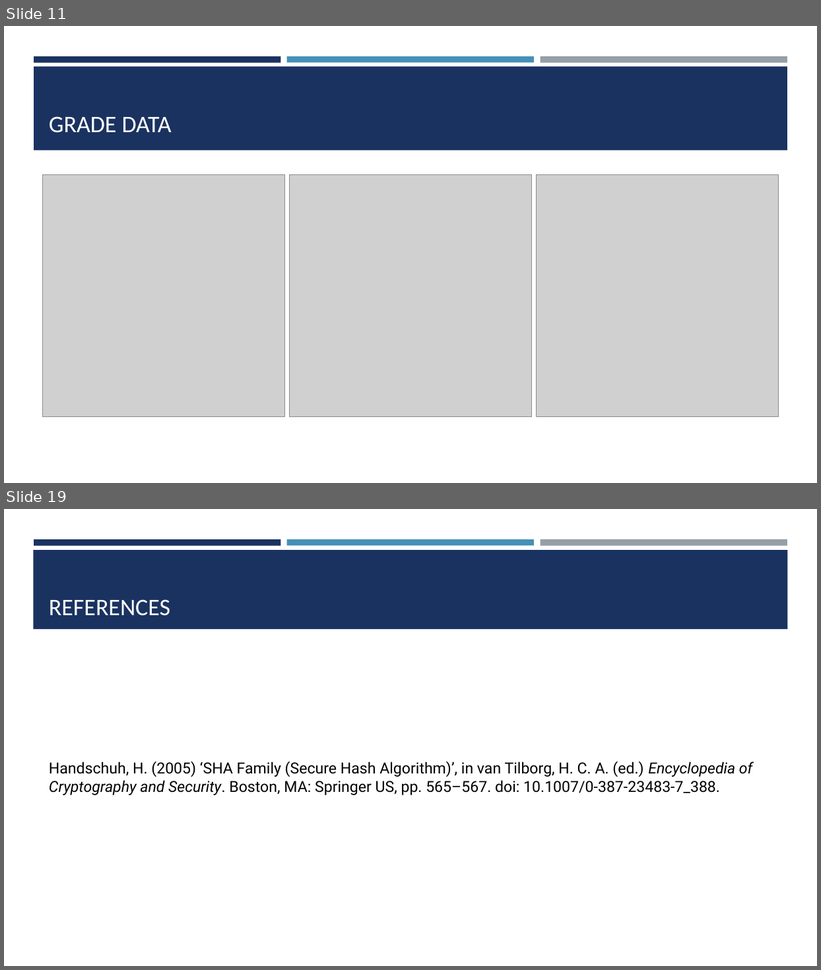
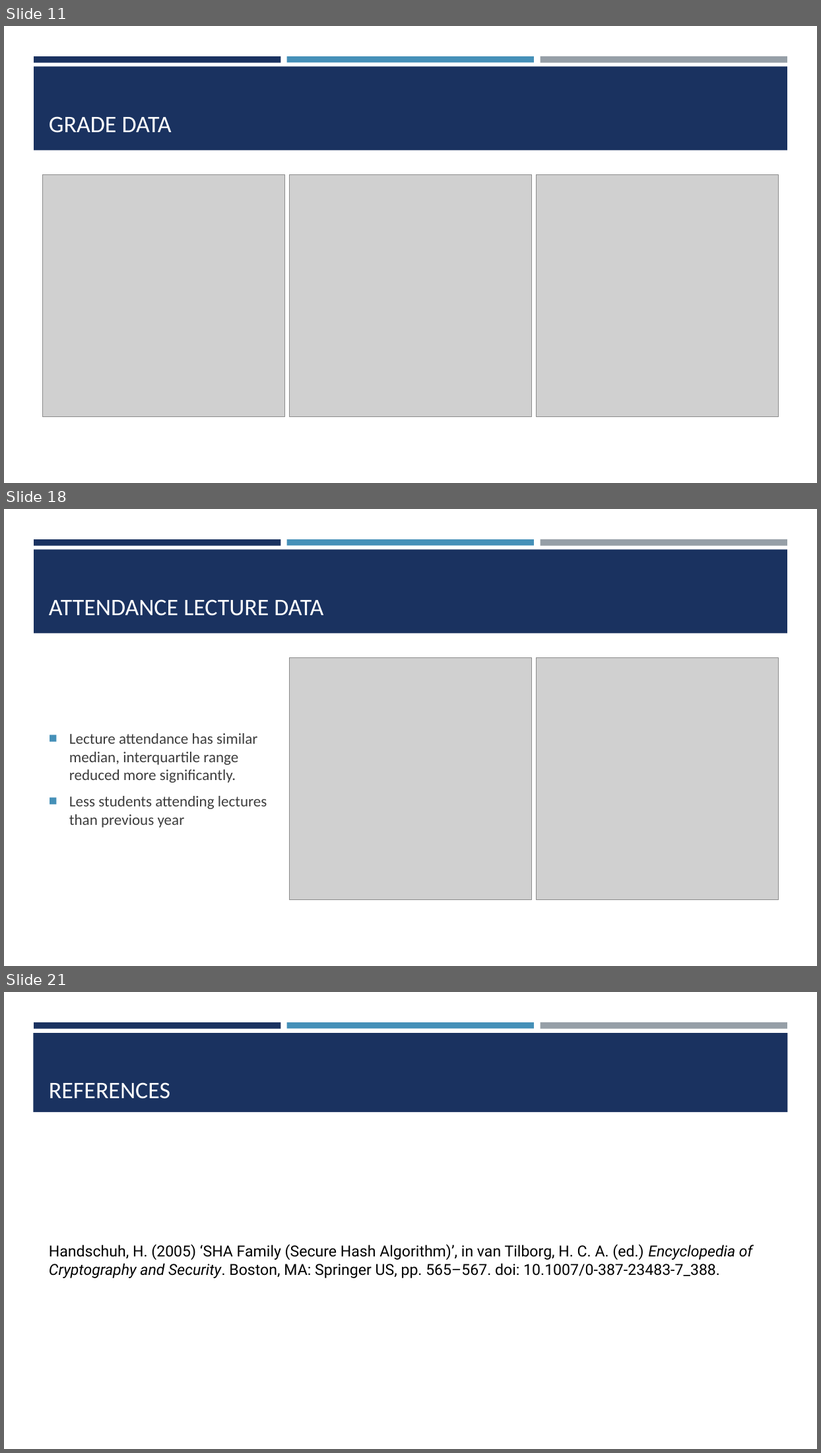
Before and after one commit to ChrisAcornleyPhD/CAP512Data, a slide deck: scripts/CAP512.pptx. Shown one above the other, each under a label of ours: slides 11 and 19 before the commit, slides 11, 18 and 21 after it; the slides between them are not shown. The pictures are 821x970 and 821x1453 pixels, drawn with LibreOffice and Linux fonts; fonts in the diff are those of the drawing; grey boxes stand for pictures. Boxes give left, top, right and bottom in pixels: in the first picture for what was removed or moved away, otherwise in the second. Text is boxed around its words. In the diff, an @@ line names an element or a change of style, - is before the commit and + after.

Commit message:
Completed section on data comparison for presentation

```diff
--- a/scripts/CAP512.pptx
+++ b/scripts/CAP512.pptx
@@ slide 18 added at [4,509,817,966], background #FFFFFF; not listed: 4 template elements that a slide beside it also shows @@
@@ title added at [49,599,323,616], 28 pt, text #FFFFFF @@
+ATTENDANCE LECTURE DATA
@@ picture added at [290,658,531,900] @@
@@ picture added at [536,658,778,900] @@
@@ text added at [69,733,267,828], 18 pt, text #3D3D3D @@
+■ Lecture attendance has similar median, interquartile range reduced more significantly.
+■ Less students attending lectures than previous year
@@ what was slide 19 is now slide 21 @@
```
Also in this commit, not shown: 4 slides changed, 7 other slides added, 6 slides removed.
